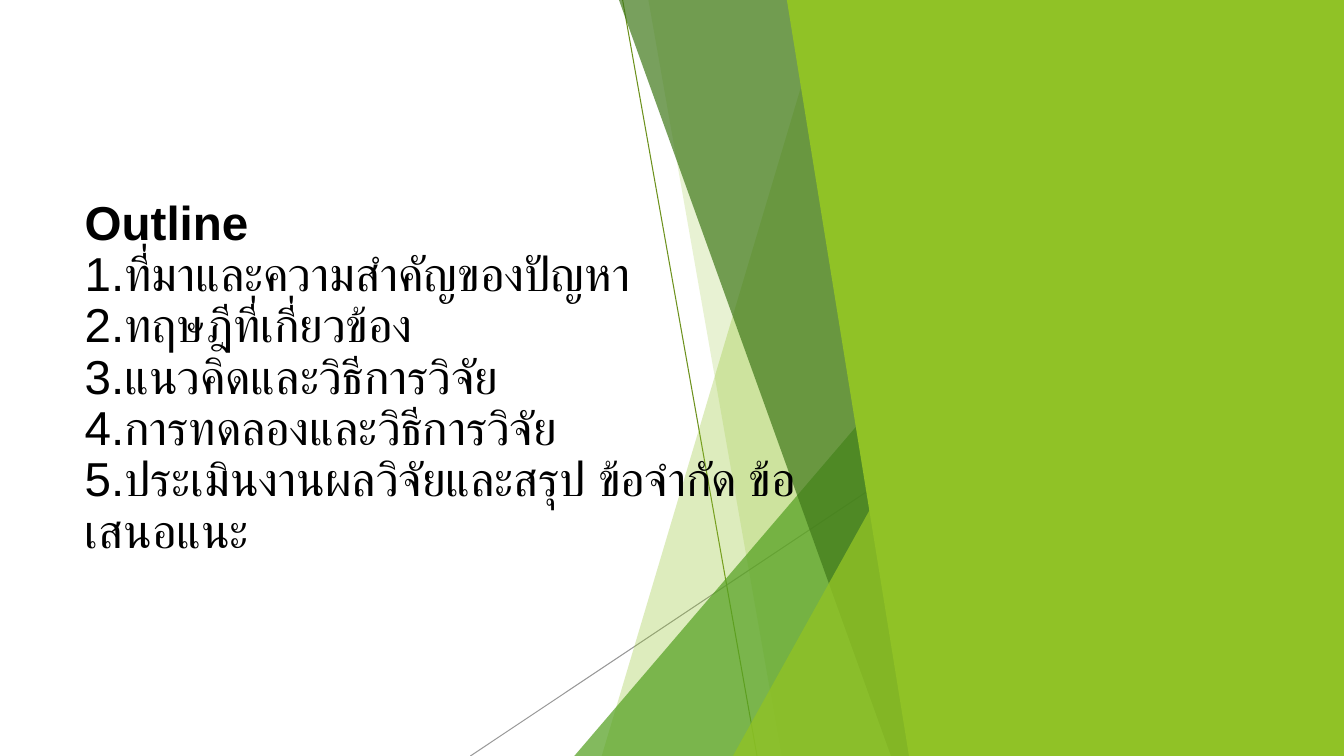
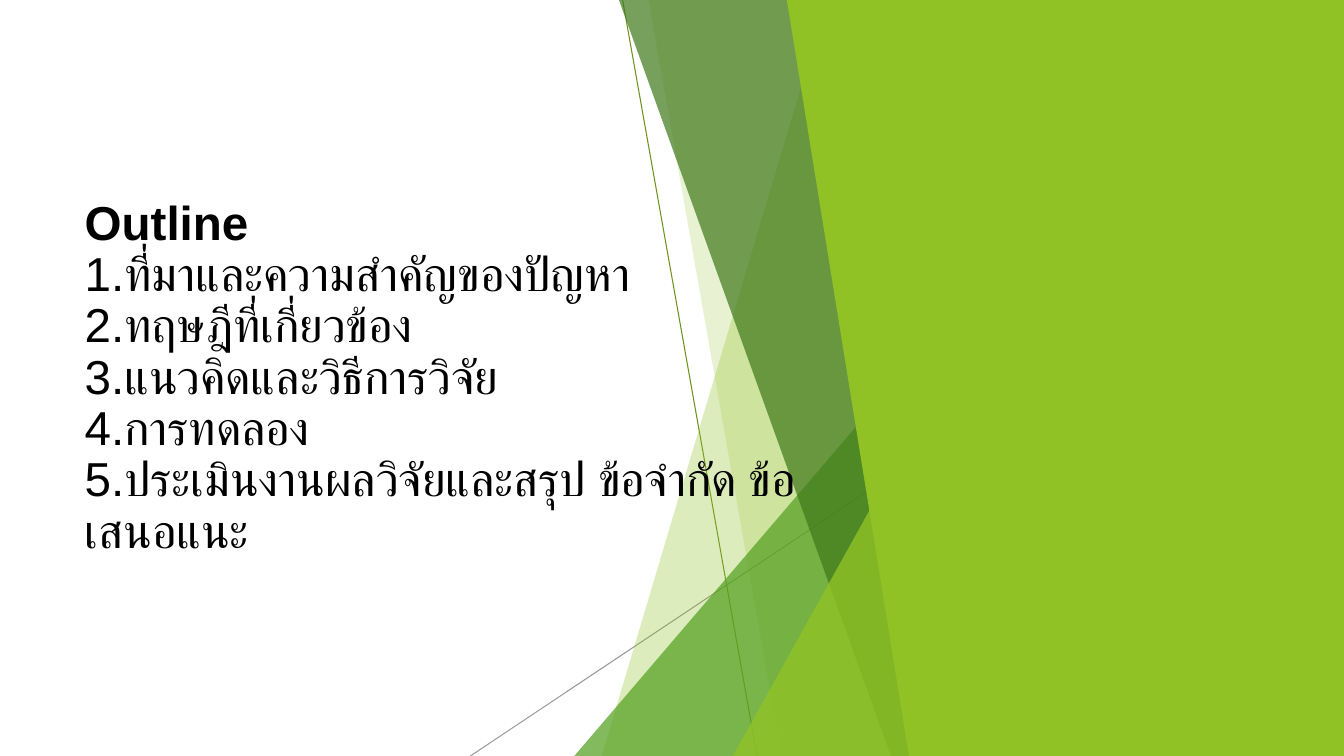
Before and after one commit to nanutnutna/thesis_ef, a slide deck: slide 2 of proposal/Now.pptx. Drawn at 1344x756 pixels with LibreOffice and Linux fonts; fonts in the diff are those of the drawing. Boxes give left, top, right and bottom in pixels: in the first picture for what was removed or moved away, otherwise in the second. Text is boxed around its words. In the diff, an @@ line names an element or a change of style, - is before the commit and + after.

```diff
--- a/proposal/Now.pptx
+++ b/proposal/Now.pptx
@@ title at (85, 205, 796, 510): text changed @@
-Outline
-1.ที่มาและความสำคัญของปัญหา
-2.ทฤษฎีที่เกี่ยวข้อง
-3.แนวคิดและวิธีการวิจัย
-4.การทดลองและวิธีการวิจัย
-5.ประเมินงานผลวิจัยและสรุป ข้อจำกัด ข้อเสนอแนะ
+Outline
+1.ที่มาและความสำคัญของปัญหา
+2.ทฤษฎีที่เกี่ยวข้อง
+3.แนวคิดและวิธีการวิจัย
+4.การทดลอง
+5.ประเมินงานผลวิจัยและสรุป ข้อจำกัด ข้อเสนอแนะ
```
Also in this commit, not shown: 6 other slides changed, 9 other files.
